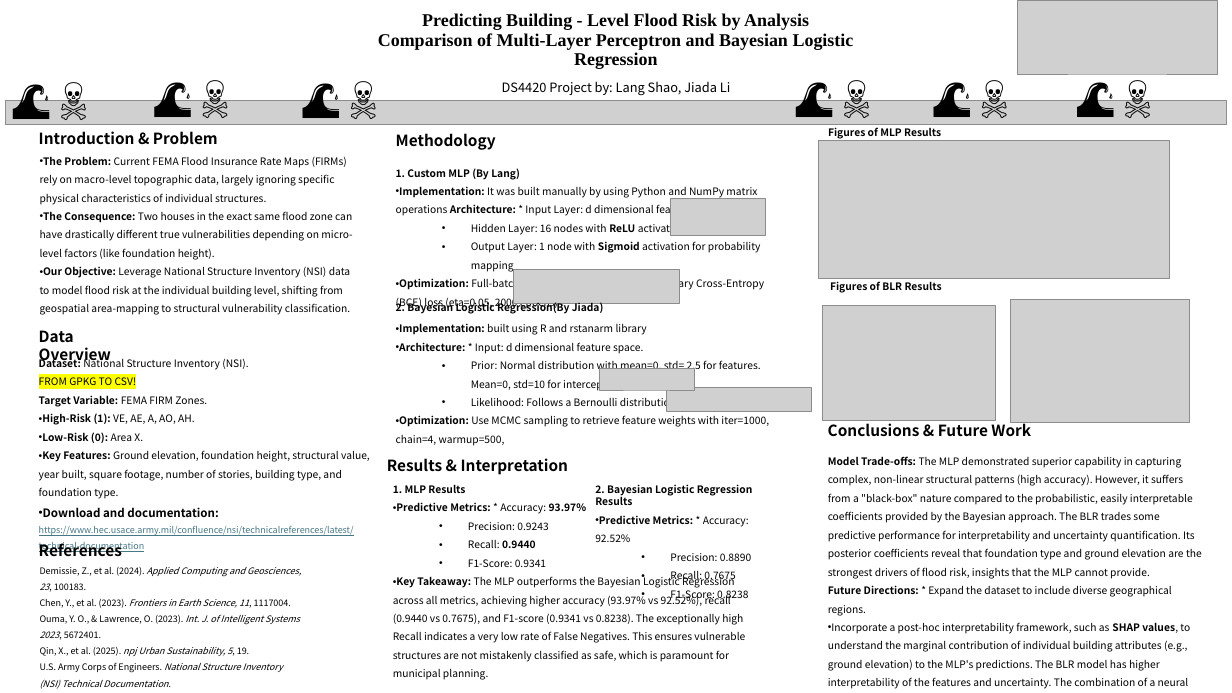
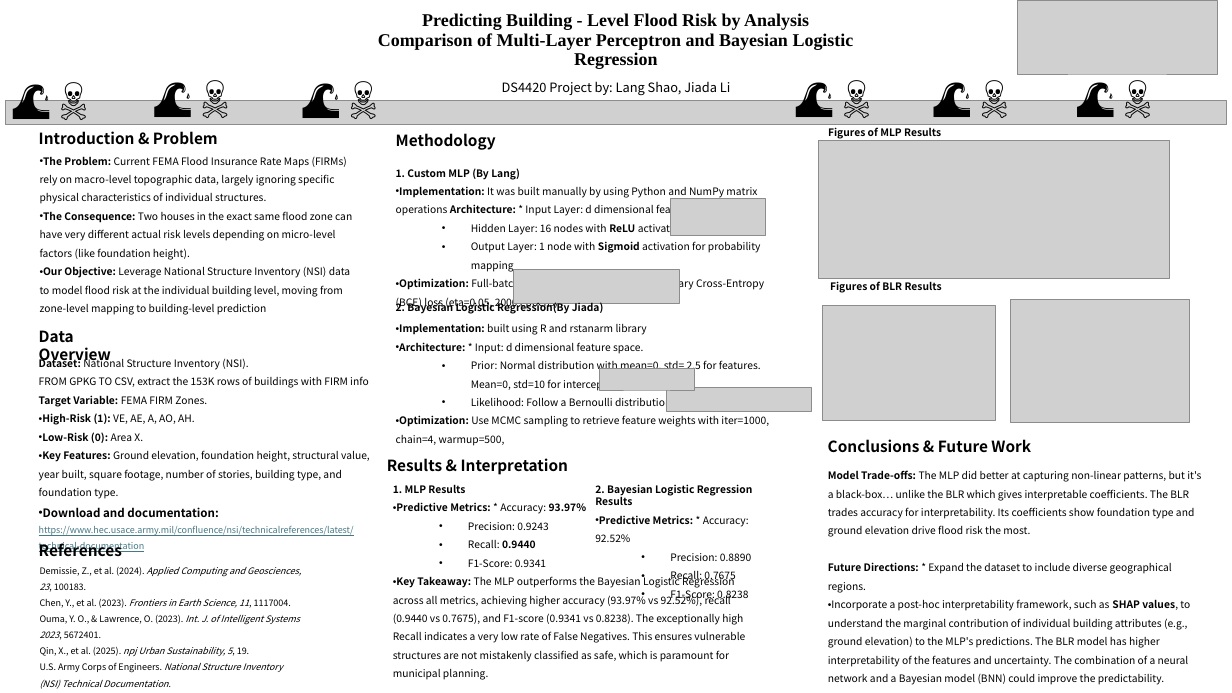
Before and after one commit to samueeelsiu/DS4420-Final-Proj, a slide deck: slide 1 of 4420 poster.pptx. Drawn at 1232x693 pixels with LibreOffice and Linux fonts; fonts in the diff are those of the drawing; grey boxes stand for pictures. Boxes give left, top, right and bottom in pixels: in the first picture for what was removed or moved away, otherwise in the second. Text is boxed around its words. In the diff, an @@ line names an element or a change of style, - is before the commit and + after.

```diff
--- a/4420 poster.pptx
+++ b/4420 poster.pptx
@@ text at box(40, 211, 352, 315): text changed @@
-• The Consequence: Two houses in the exact same flood zone can have drastically different true vulnerabilities depending on micro-level factors (like foundation height).
-• Our Objective: Leverage National Structure Inventory (NSI) data to model flood risk at the individual building level, shifting from geospatial area-mapping to structural vulnerability classification.
+• The Consequence: Two houses in the exact same flood zone can have very different actual risk levels depending on micro-level factors (like foundation height).
+• Our Objective: Leverage National Structure Inventory (NSI) data to model flood risk at the individual building level, moving from zone-level mapping to building-level prediction
@@ text at box(39, 376, 369, 388): text changed @@
-FROM GPKG TO CSV!
+FROM GPKG TO CSV, extract the 153K rows of buildings with FIRM info
@@ text at box(471, 396, 671, 410): text changed @@
-  • Likelihood: Follows a Bernoulli distribution
+  • Likelihood: Follow a Bernoulli distribution
@@ text "Conclusions & Future Work": place and size @@
-text "Conclusions & Future Work" at box(828, 421, 1031, 437)
+text "Conclusions & Future Work" at box(828, 439, 1031, 453)
@@ text "Model Trade-offs: The MLP did ...": place and size @@
-text "Model Trade-offs: The MLP did ..." at box(828, 493, 1202, 689)
+text "Model Trade-offs: The MLP did ..." at box(828, 470, 1201, 667)
@@ text at box(828, 470, 1201, 537): text changed @@
-Model Trade-offs: The MLP demonstrated superior capability in capturing complex, non-linear structural patterns (high accuracy). However, it suffers from a "black-box" nature compared to the probabilistic, easily interpretable coefficients provided by the Bayesian approach. The BLR trades some predictive performance for interpretability and uncertainty quantification. Its posterior coefficients reveal that foundation type and ground elevation are the strongest drivers of flood risk, insights that the MLP cannot provide.
+Model Trade-offs: The MLP did better at capturing non-linear patterns, but it's a black-box… unlike the BLR which gives interpretable coefficients. The BLR trades accuracy for interpretability. Its coefficients show foundation type and ground elevation drive flood risk the most.
```
Also in this commit, not shown: 1 other file.
